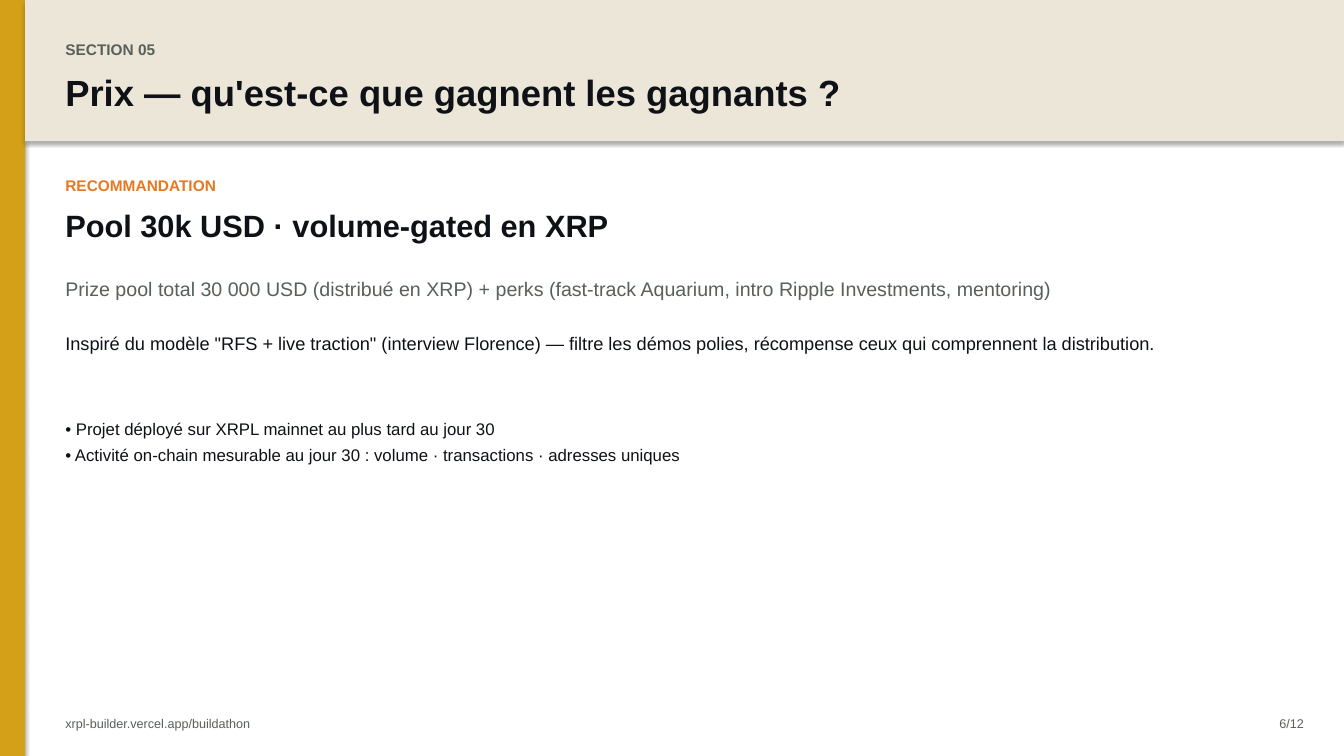
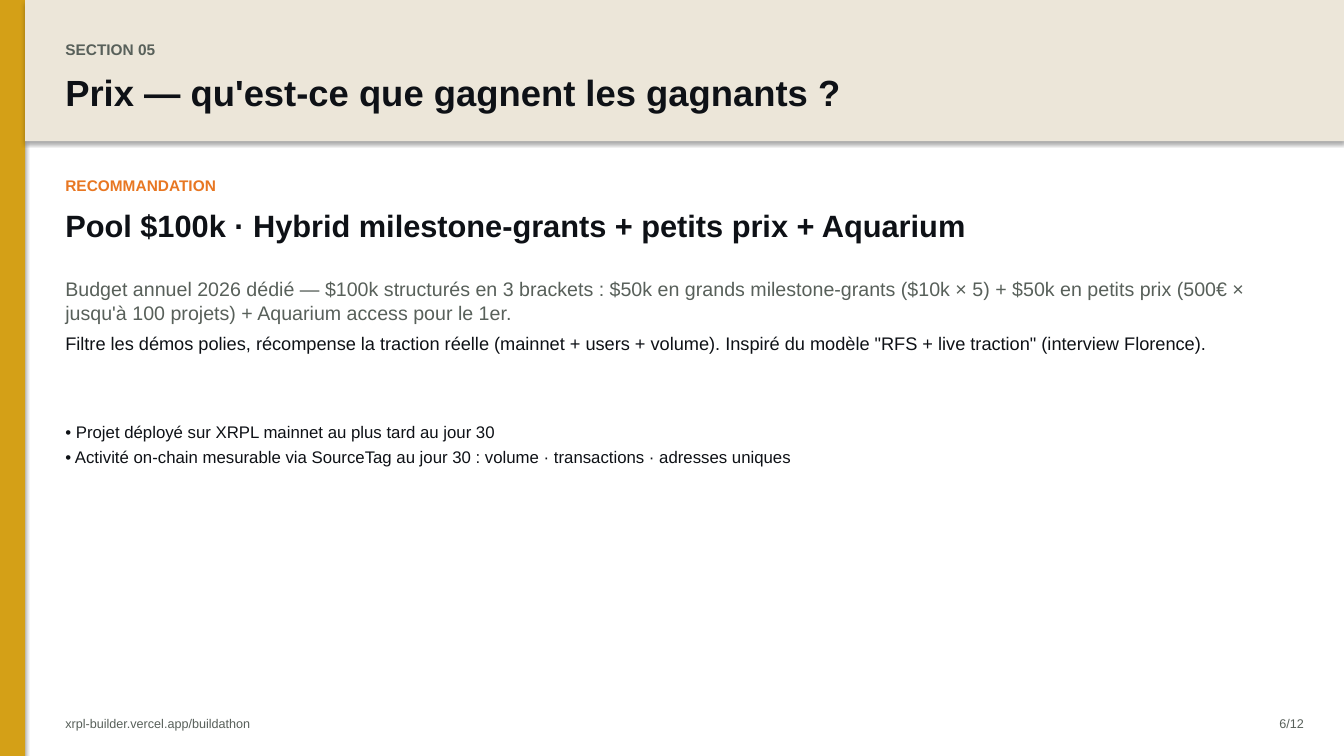
Before and after one commit to AurelienBg/xrpl-builder, a slide deck: slide 7 of buildathon-deck.pptx. Drawn at 1344x756 pixels with LibreOffice and Linux fonts; fonts in the diff are those of the drawing. Boxes give left, top, right and bottom in pixels: in the first picture for what was removed or moved away, otherwise in the second. Text is boxed around its words. In the diff, an @@ line names an element or a change of style, - is before the commit and + after.

```diff
--- a/buildathon-deck.pptx
+++ b/buildathon-deck.pptx
@@ text at [65, 214, 965, 242]: text changed @@
-Pool 30k USD · volume-gated en XRP
+Pool $100k · Hybrid milestone-grants + petits prix + Aquarium
@@ text at [65, 281, 1227, 324]: text changed @@
-Prize pool total 30 000 USD (distribué en XRP) + perks (fast-track Aquarium, intro Ripple Investments, mentoring)
+Budget annuel 2026 dédié — $100k structurés en 3 brackets : $50k en grands milestone-grants ($10k × 5) + $50k en petits prix (500€ × jusqu'à 100 projets) + Aquarium access pour le 1er.
@@ text at [65, 336, 1206, 354]: text changed @@
-Inspiré du modèle "RFS + live traction" (interview Florence) — filtre les démos polies, récompense ceux qui comprennent la distribution.
+Filtre les démos polies, récompense la traction réelle (mainnet + users + volume). Inspiré du modèle "RFS + live traction" (interview Florence).
@@ text at [75, 450, 791, 467]: text changed @@
-• Activité on-chain mesurable au jour 30 : volume · transactions · adresses uniques
+• Activité on-chain mesurable via SourceTag au jour 30 : volume · transactions · adresses uniques
```
Also in this commit, not shown: 4 other slides changed, 3 other files.
